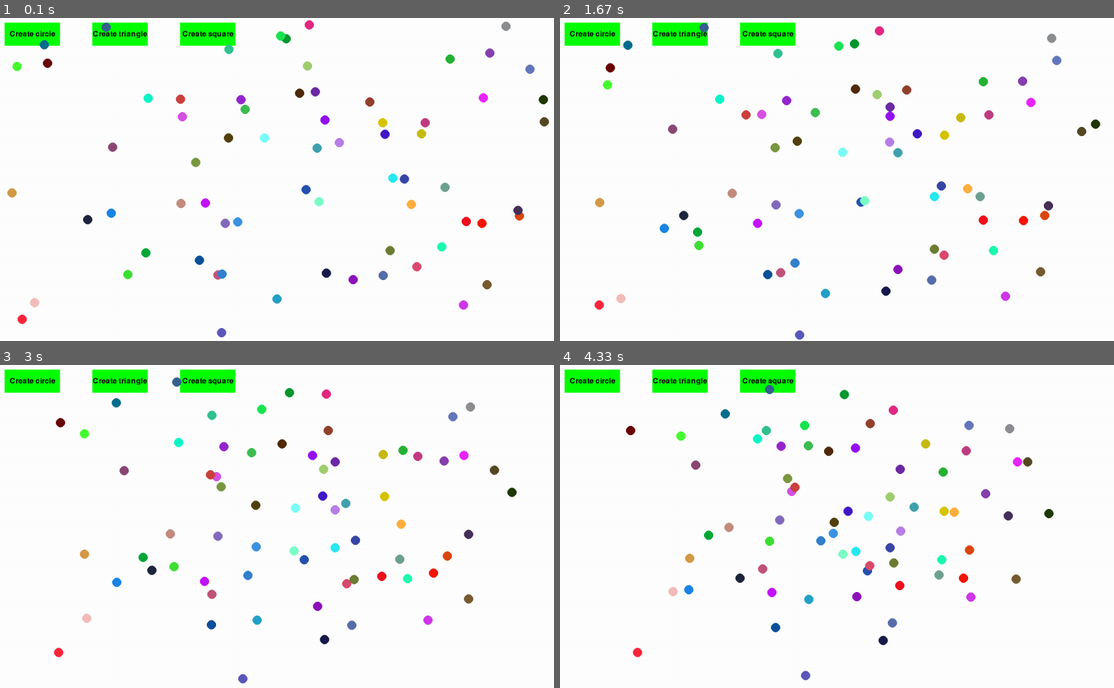
Above: before the commit, frames 1-4 (two rows, left to right).
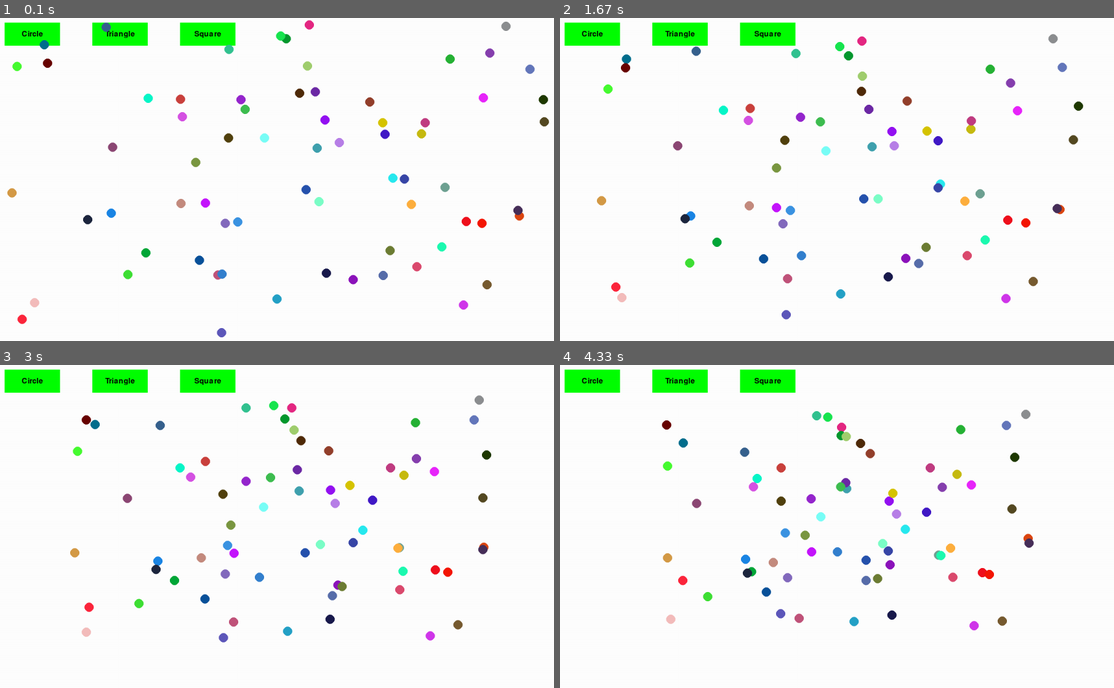
Above: after the commit, the same moments.

Repository: Saentk/Animation
Game: pygame game, started from pygame_animation/main.py
Same seed, same stepped clock (60 frames per second), same inputs: the game is played once before the commit and once after it.
Inputs (mouse positions are in pixels of both pictures, inside the frame that each line leads up to):
- Up to frame 1 (0.1 s): no input
- Up to frame 2 (1.67 s): click (764, 34) at 0.38 s; click (593, 34) at 0.72 s; click (681, 34) at 1.05 s
- Up to frame 3 (3 s): no input
- Up to frame 4 (4.33 s): no input

The runs differ from the first frame. In frame 1, 0.3% of the frame differs, in the area x 1-43%, y 4-7%; in frame 2, 5.3%; in frame 3, 5.7%, in the area x 1-94%, y 3-99%; in frame 4, 5.6%.

Commit message:
add square_setup and square_update

Diff:
--- a/pygame_animation/button.py
+++ b/pygame_animation/button.py
@@ -45,12 +45,17 @@
                 i.move_type = 'bounce'
 
     def create_square(self, lst):
-        print("Create square")
+        for i in lst:
+            if i.move_type != 'to_position' and i.move_type != 'square':
+                i.setup_square()
+                i.move_type = 'to_position'
+            if i.move_type == 'square':
+                i.move_type = 'bounce'
 
     def handle_pos(self, lst):
-        if self.text == "Create circle":
+        if self.text == "Circle":
             self.create_circle(lst)
-        elif self.text == "Create triangle":
+        elif self.text == "Triangle":
             self.create_triangle(lst)
-        elif self.text == "Create square":
+        elif self.text == "Square":
             self.create_square(lst)
--- a/pygame_animation/circle.py
+++ b/pygame_animation/circle.py
@@ -35,6 +35,36 @@
         self.num = randint(500, 1000)
         self.final_form = 'triangle'
 
+    def setup_square(self):
+        self.side = randint(0, 3)
+        self.progress = random()
+        self.speed = random() * 0.001
+        self.square_size = randint(250, 300)
+        self.points = self.set_square_sides()
+        self.end_pos = self.getSquarePoint(self.side, self.progress)
+        self.num = randint(500, 1000)
+        self.final_form = 'square'
+
+    def set_square_sides(self):
+        half_size = self.square_size / 2
+        topLeft = (self.center[0] - half_size, self.center[1] - half_size)
+        topRight = (self.center[0] + half_size, self.center[1] - half_size)
+        bottomLeft = (self.center[0] - half_size, self.center[1] + half_size)
+        bottomRight = (self.center[0] + half_size, self.center[1] + half_size)
+
+        points = [topLeft, topRight, bottomRight, bottomLeft]
+        return points
+
+    def getSquarePoint(self, side, progress):
+
+        start = self.points[side]
+        end = self.points[(side + 1) % 4]
+
+        x = self.lerp(start[0], end[0], progress)
+        y = self.lerp(start[1], end[1], progress)
+
+        return (x, y)
+
     def get_triangle_point(self, side, progress):
         start = self.vertices[side]
         end = self.vertices[(side + 1) % 3]
@@ -58,6 +88,11 @@
         self.x += self.speed_x
         self.y += self.speed_y
 
+    def update_circle(self):
+        self.angle += self.angular_velocity
+        self.x = self.center[0] + self.circle_radious * math.cos(self.angle)
+        self.y = self.center[1] + self.circle_radious * math.sin(self.angle)
+
     def update_triangle(self):
         self.progress += self.speed
         if self.progress >= 1:
@@ -65,6 +100,13 @@
             self.side = (self.side + 1) % 3
 
         self.x, self.y = self.get_triangle_point(self.side, self.progress)
+
+    def update_square(self):
+        self.progress += self.speed
+        if self.progress >= 1:
+            self.progress = 0
+            self.side = (self.side + 1) % 4
+        self.x, self.y = self.getSquarePoint(self.side, self.progress)
 
     def move_to_position(self):
         self.get_distance()
@@ -85,12 +127,6 @@
         self.speed_y = dy / self.num
         self.num -= 1
 
-    def update_circle(self):
-        self.angle += self.angular_velocity
-        self.x = self.center[0] + self.circle_radious * math.cos(self.angle)
-        self.y = self.center[1] + self.circle_radious * math.sin(self.angle)
-
-
     def move(self):
         if self.move_type == 'bounce':
             self.update_bounce()
@@ -100,6 +136,8 @@
             self.update_circle()
         elif self.move_type == 'triangle':
             self.update_triangle()
+        elif self.move_type == 'square':
+            self.update_square()
 
         self.draw()
 
--- a/pygame_animation/main.py
+++ b/pygame_animation/main.py
@@ -23,7 +23,7 @@
 buttons = []
 
 button_positions = [(10, 10), (200, 10), (390, 10)]  # Example positions
-button_texts = ["Create circle", "Create triangle", "Create square"]
+button_texts = ["Circle", "Triangle", "Square"]
 
 for pos, text in zip(button_positions, button_texts):
     button = Button(screen, pos[0], pos[1], 120, 50, text)
Not shown, changed: .gitignore
